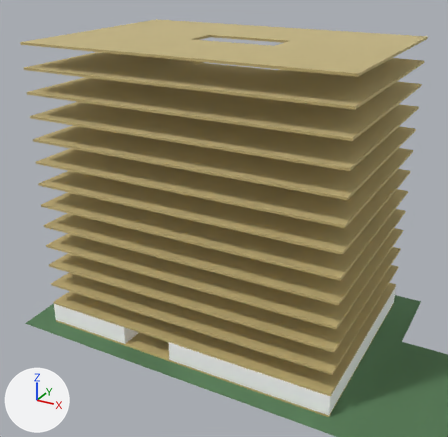
The glTF model mirabase.glb as it was, and as the next commit left it.
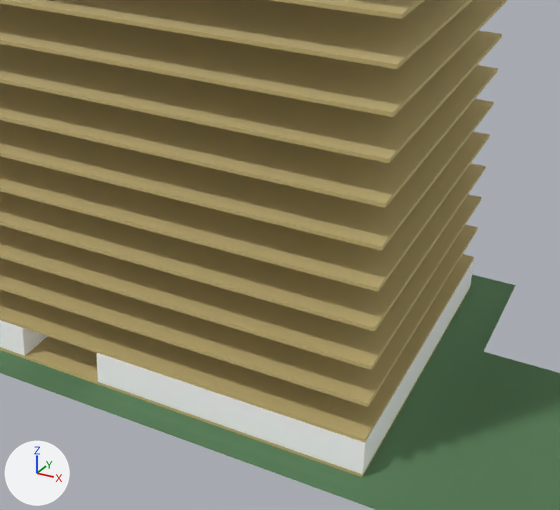
Each version is shown whole from a 50 mm camera at (11.4, -74.9, 43.2) aimed at (-21.0, -16.1, 13.8), then close up on the part from 25% to 100% of the width and 30% to 100% of the height. Lighting does not change. The marker at lower left points along +X, +Y and +Z. The last two pictures show the newer version.
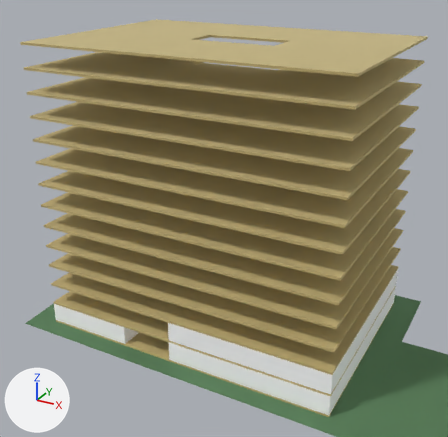
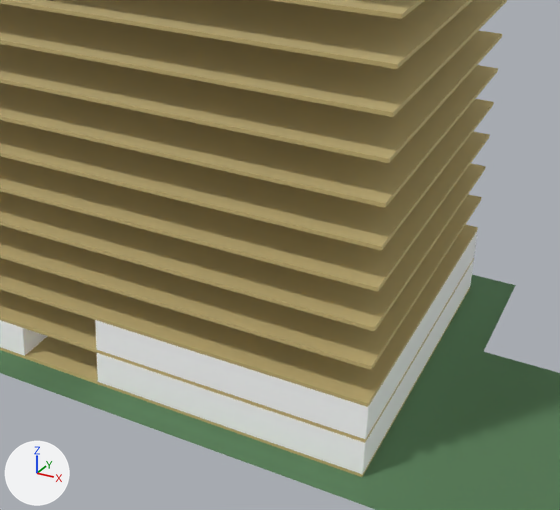
Boxes [x1, y1, x2, y2] around the edits, measured in the close-ups (560 x 510 px):
'mesh.025', added: after [204, 306, 431, 439]
'mesh.023', added: after [95, 320, 204, 385]
'mesh.024', added: after [428, 230, 478, 334]
'mesh.013', unchanged, covered by the edit: before [0, 254, 474, 443]; after [0, 258, 474, 443]

Edits to the bpy script that builds the scene:
```text
Add me_mesh_025:
    me_mesh_025.from_pydata(...)  # a box spanning x -13.89..-3.06, y -26.93..-14.55, z 2.85..5.2
    me_mesh_025.materials.append(mat_default)  # white #ffffff
Add me_mesh_024:
    me_mesh_024.from_pydata(...)  # a box spanning x -13.89..-3.06, y -14.55..-2.18, z 2.85..5.2
    me_mesh_024.materials.append(mat_default)  # white #ffffff
Add me_mesh_023:
    me_mesh_023.from_pydata(...)  # a box spanning x -22.09..-13.89, y -26.93..-18.68, z 2.85..5.2
    me_mesh_023.materials.append(mat_default)  # white #ffffff
Add ob_mesh_025:
    ob_mesh_025 = bpy.data.objects.new('mesh.025', me_mesh_025)
    ob_mesh_025.location = (0.0, 0.0, 0.0)
Add ob_mesh_024:
    ob_mesh_024 = bpy.data.objects.new('mesh.024', me_mesh_024)
    ob_mesh_024.location = (0.0, 0.0, 0.0)
Add ob_mesh_023:
    ob_mesh_023 = bpy.data.objects.new('mesh.023', me_mesh_023)
    ob_mesh_023.location = (0.0, 0.0, 0.0)
```
